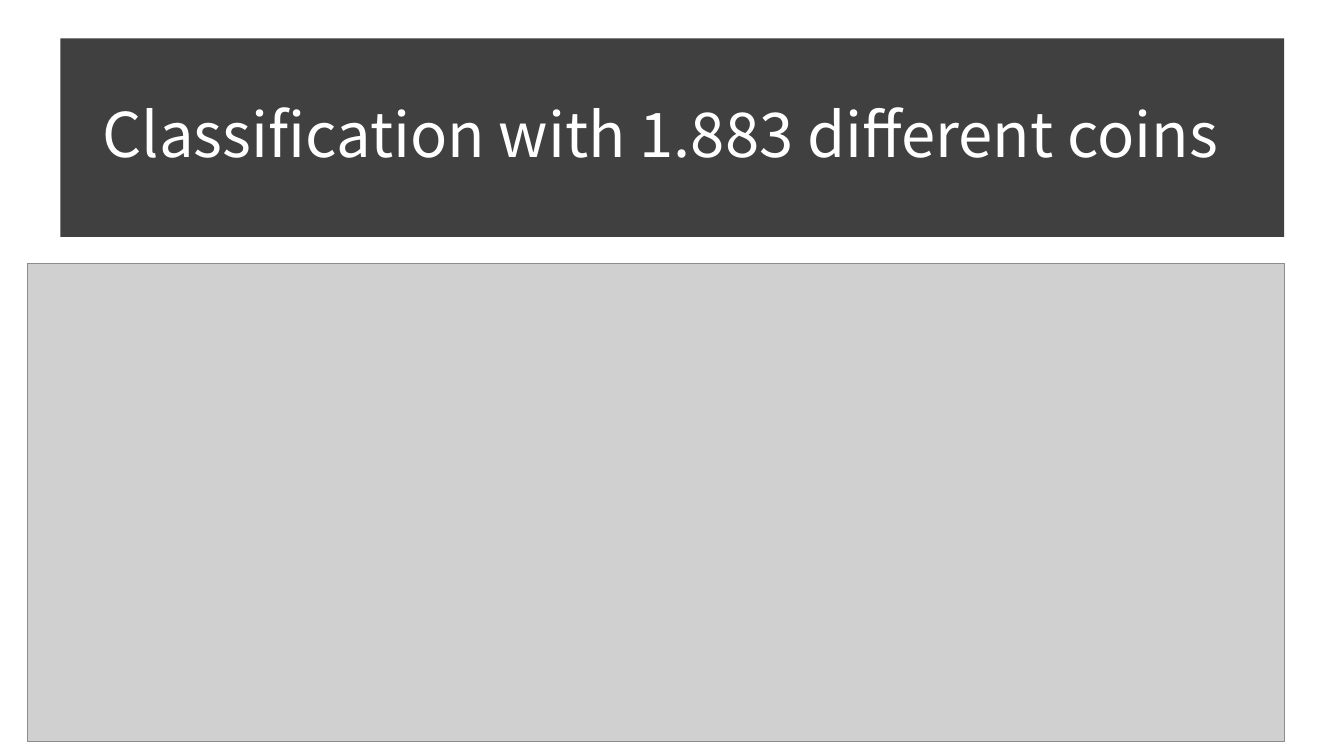
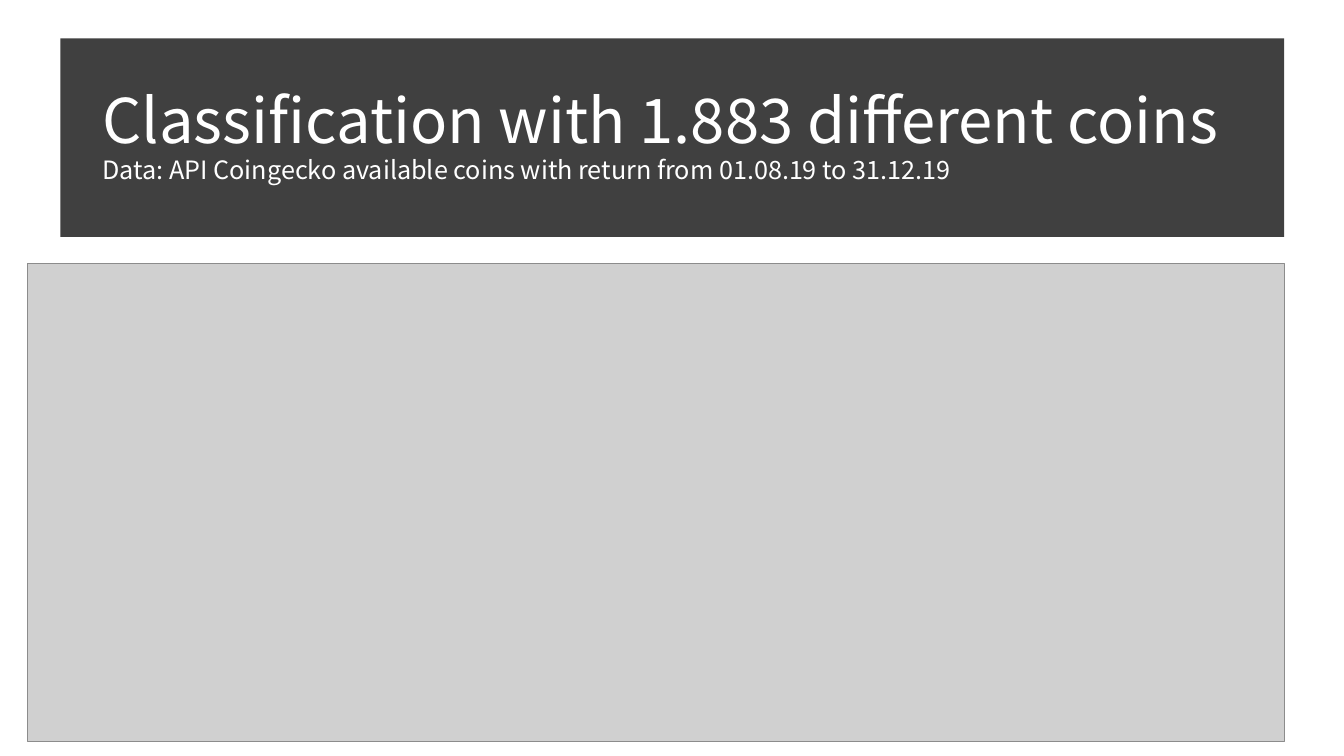
Before and after one commit to Shinan-tech/Final-Project_portfolio-optimization, a slide deck: slide 10 of Final Project_portfolio optimisation.pptx. Drawn at 1344x756 pixels with LibreOffice and Linux fonts; fonts in the diff are those of the drawing; grey boxes stand for pictures. Boxes give left, top, right and bottom in pixels: in the first picture for what was removed or moved away, otherwise in the second. Text is boxed around its words. In the diff, an @@ line names an element or a change of style, - is before the commit and + after.

Commit message:
final update on the ppt

```diff
--- a/Final Project_portfolio optimisation.pptx
+++ b/Final Project_portfolio optimisation.pptx
@@ title at (x1=102, y1=93, x2=1218, y2=185): text changed; size 44 to 18 pt @@
-Classification with 1.883 different coins
+Classification with 1.883 different coins
+Data: API Coingecko available coins with return from 01.08.19 to 31.12.19
```
